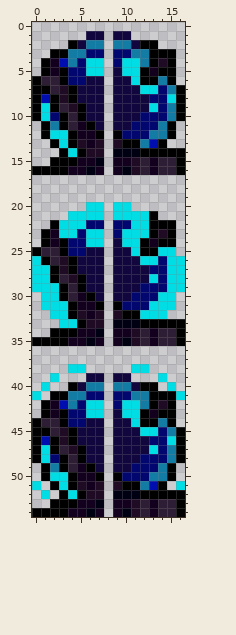
Edited in one commit: pixel-art sprite (Sources/Modules/MythModule/TheFirefly/Tiles/Furnitures/GlowWoodChest.png). That is the earlier state.
The file is 34x110 pixels, drawn in blocks of 2x2; one block is one cell here. Colours within 5 levels of each other are drawn and written as one.
And afterwards:
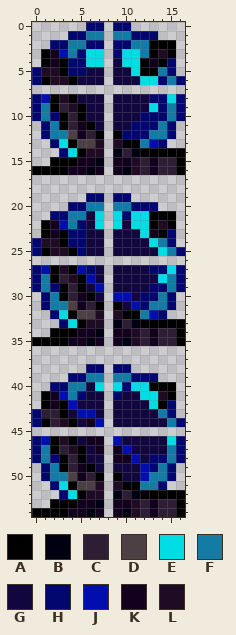
Palette (. is transparent): A #000000  B #000013  C #2e1e35  D #4c4044  E #00dde5  F #137ca5  G #12063f  H #020770  J #000eaf  K #13001e  L #200b25
What changed:
@@ x 0..16 @@
- 0 .................
- 1 ......GG.GG......
- 2 ....AGFF.FFGAA...
- 3 ..AAFFHH.HHFFAAA.
- 4 .AKJFHEE.HEEFALA.
- 5 .AKAHHEE.GEEAKAA.
- 6 ACCAHHGG.GGEAAFA.
- 7 AACLAGGG.GGGEEHFA
- 8 AJALAGGG.GGGGHHEA
- 9 AEACLAGG.GGGGEHFA
-10 AEHACAGG.GGGHHHFA
-11 .AFACKAG.GGHHHFA.
-12 .AEEAKKA.AHHHFFA.
-13 ..AEALKL.LAAFJA..
-14 ...AEALL.BBBAAAAA
+ 0 ......HH.HH......
+ 1 ....HHFF.FFHHH...
+ 2 ..HHFFHH.HHFFAAA.
+ 3 .AKJFHEE.HEEFALA.
+ 4 .AKAHHEE.GEEAKAH.
+ 5 HLLAHHGG.GGEAAFH.
+ 6 HALLAGGG.GGGEEHFH
+ 7 .................
+ 8 HJALAGGG.GGGGHHEH
+ 9 HFACLAGG.GGGGEHFH
+10 HFHACAGG.GGGHHHFH
+11 .HFACKAG.GGHHHFH.
+12 .HFFDKCA.AHHHFFH.
+13 ..HEADDL.LAAFJH..
+14 ...HEALL.BCBAAAAA
 15 ..AAAKKB.KKLCKCCA
@@ x 0..16 @@
 18 .................
-19 .................
-20 ......EE.EE......
-21 ....EEEE.EEEEA...
-22 ..AEEEHH.HHEEAAA.
-23 .AKEEHEE.HEEEALA.
-24 .AKAHHEE.GEEAKAA.
-25 ACCAHHGG.GGEAAEE.
-26 EACLAGGG.GGGEEHEE
-27 EEALAGGG.GGGGHHEE
-28 EEACLAGG.GGGGEHEE
-29 EEEACAGG.GGGHHHEE
-30 .EEACKAG.GGHHHEE.
-31 .EEEAKKA.AHHHEEE.
-32 ..EEALKL.LAAEEE..
-33 ...EEALL.BBBAAAAA
+19 ......HH.HH......
+20 ....HHFF.FFHHH...
+21 ..HHFFGE.EHEEAAA.
+22 .AKJFHGE.EGEEALA.
+23 .AKAHHGG.GGGEKAH.
+24 HLLAHHGG.GGGGEFH.
+25 HALLAHGG.GGGGGEFH
+26 .................
+27 HJALAJHG.GGGGHHEH
+28 HFACLAJG.GGGGGEFH
+29 HFHACAGJ.GGGGHHFH
+30 .HFACKAG.JJGHHFH.
+31 .HFFDKCA.AGJHFFH.
+32 ..HEADDL.LAAFJH..
+33 ...HEALL.BCBAAAAA
 34 ..AAAKKB.KKLCKCCA
@@ x 0..16 @@
 37 .................
-38 ....EE.....EE....
-39 ..E...GG.GG...E..
-40 .E..AGFF.FFGAA.E.
-41 E.AAFFHH.HHFFAAAE
-42 .AKJFHEE.HEEFALA.
-43 .AKAHHEE.GEEAKAA.
-44 ACCAHHGG.GGEAAFA.
-45 AACLAGGG.GGGEEHFA
-46 AJALAGGG.GGGGHHEA
-47 AEACLAGG.GGGGEHFA
-48 AEHACAGG.GGGHHHFA
-49 .AFACKAG.GGHHHFA.
-50 .AEEAKKA.AHHHFFA.
-51 E.AEALKL.LAAFJA.E
-52 .E.AEALL.BBBAAAAA
+38 ......HH.HH......
+39 ....HHFF.FFHHH...
+40 ..HHFFGE.EHEEAAA.
+41 .AKJFHGG.HGGEELA.
+42 .AKAJGGG.GGGGEAH.
+43 HCCAGJJG.GGGGGFH.
+44 HACLAGKJ.GGGGGGFH
+45 .................
+46 HJALAGKK.JGGGGGEH
+47 HFACLAGK.KJGGGGFH
+48 HFHACAGG.KKJGHHFH
+49 .HFACKAG.GGGJHFH.
+50 .HFFDKCA.AGGJFFH.
+51 ..HEADDL.LAAFFH..
+52 ...HEALL.BCBAAAAA
 53 ..AAAKKB.KKLCKCCA
Changed places in both pictures, as pixel boxes (x1, y1, x2, y2):
changed: (32, 22, 185, 157)
changed: (32, 193, 185, 499)
